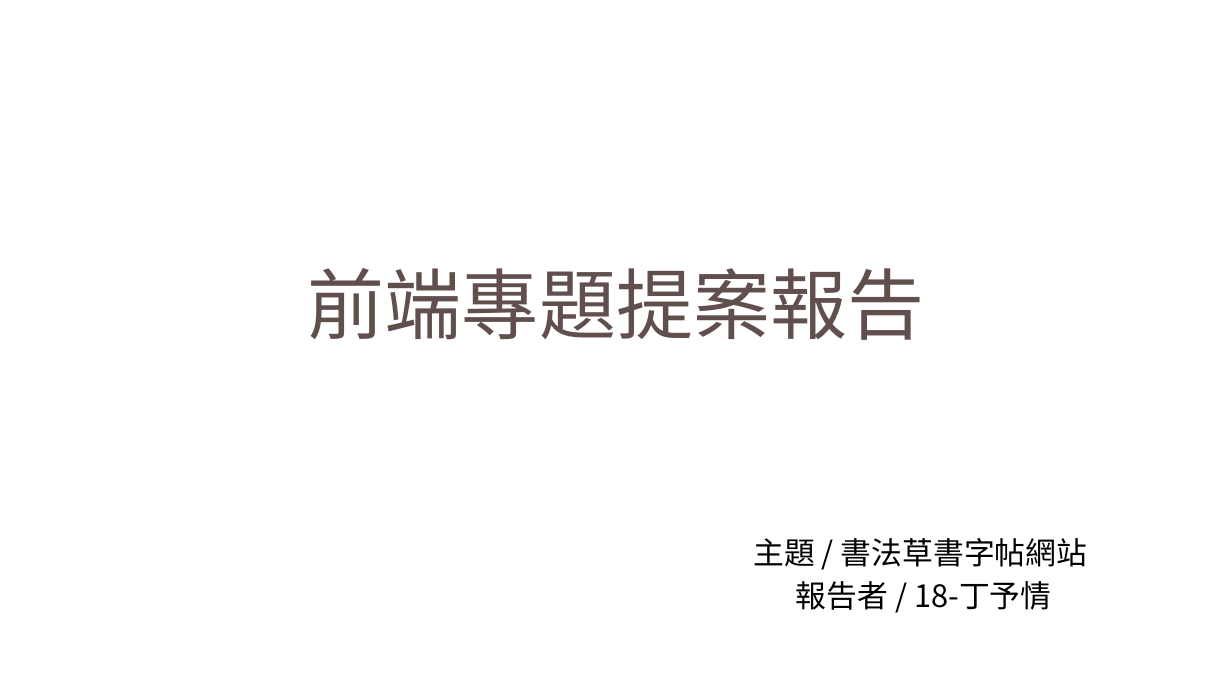
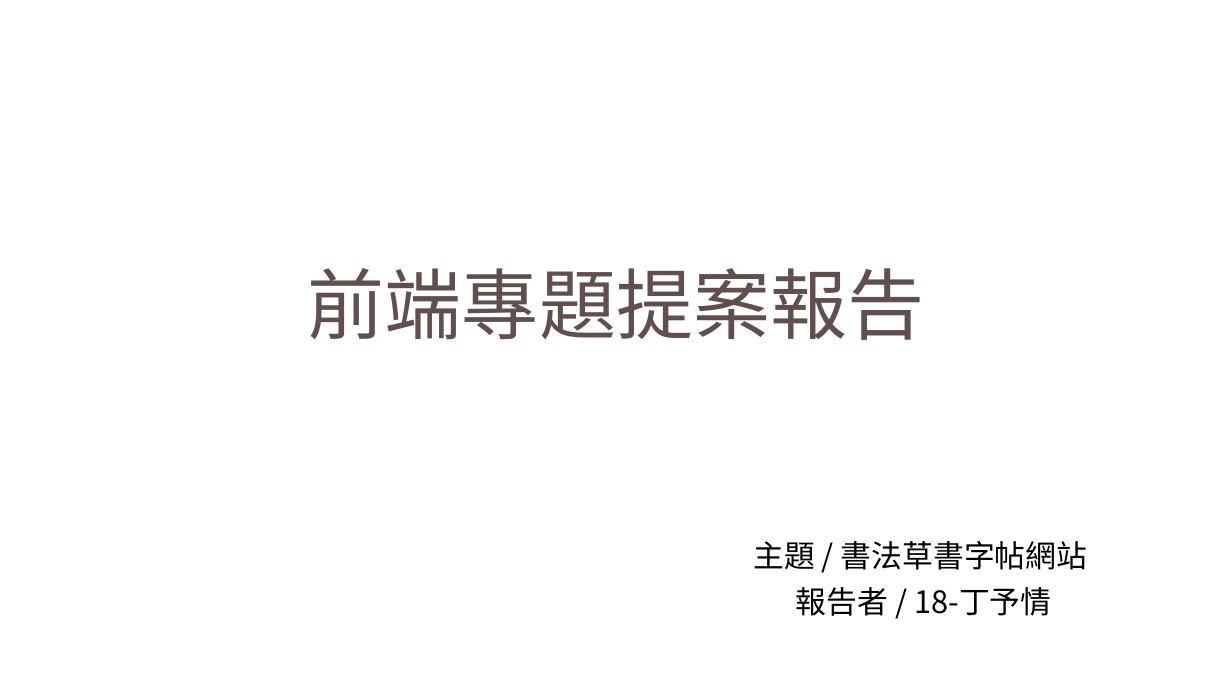
Before and after one commit to 0101dd/zhuan-ti-su-cai, a slide deck: slide 1 of 前端專題提案報告.pptx. Drawn at 1232x693 pixels with LibreOffice and Linux fonts; fonts in the diff are those of the drawing; background and template pictures are left out. Boxes give left, top, right and bottom in pixels: in the first picture for what was removed or moved away, otherwise in the second. Text is boxed around its words. In the diff, an @@ line names an element or a change of style, - is before the commit and + after.

```diff
--- a/前端專題提案報告.pptx
+++ b/前端專題提案報告.pptx
@@ subtitle "主題 / 書法草書字帖網站" at (x1=753, y1=541, x2=1087, y2=616): font Noto Sans CJK TC to Noto Sans CJK SC; line spacing 0.8 to 0.9 @@
```
Also in this commit, not shown: 5 other slides changed, 6 slides added, 2 slides removed, 7 other files.
